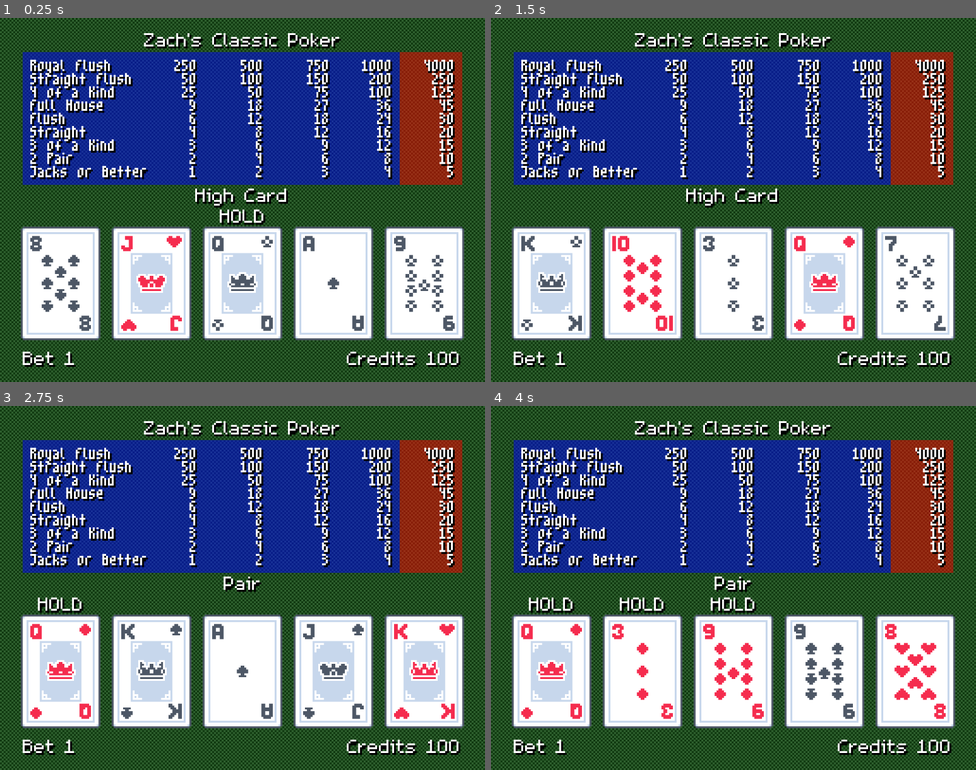
Above: before the commit, frames 1-4 (two rows, left to right).
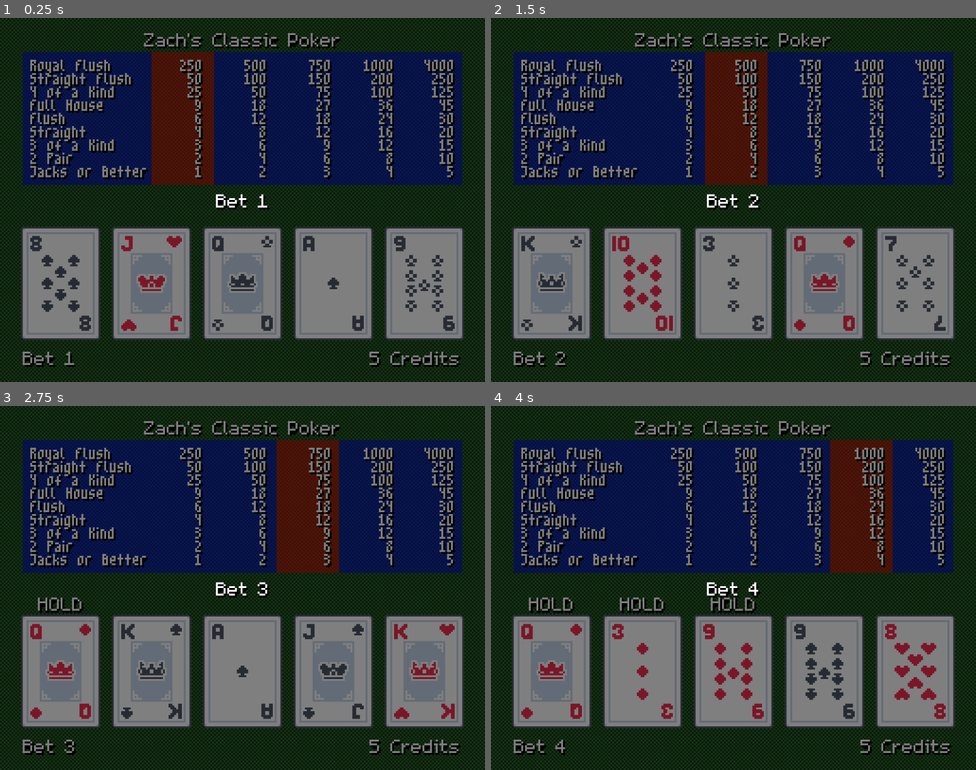
Above: after the commit, the same moments.

Repository: ZombieNW/PokerMachine
Game: Godot game, scene res://scenes/default.tscn
Two runs of this game, one before a commit and one after it. Both use one fixed random seed, a clock stepped at 60 frames per second and the inputs below.
Inputs:
- Up to frame 1 (0.25 s): no input
- Up to frame 2 (1.5 s): tap Enter (ui_accept) at 0.5, 0.77, 0.8, 1.07, 1.35 s; hold B (bet, bound only after the commit) 0.53-1.28 s
- Up to frame 3 (2.75 s): tap Enter (ui_accept) at 1.52, 1.82, 2.3 s; tap B (bet, bound only after the commit) at 1.55 s; hold 1 (hold_1) from 2.03 s (still down)
- Up to frame 4 (4 s): tap Enter (ui_accept) at 2.75, 3.02, 3.32, 3.77, 3.8 s; release 1 (hold_1) at 2.78 s; tap 2 (hold_2) at 2.85 s; tap B (bet, bound only after the commit) at 3.05 s; hold 3 (hold_3) from 3.53 s (still down)

The runs differ from the first frame. In frame 1, 97% of the frame differs, in the area x 0-100%, y 0-100%; in frame 2, 97%; in frame 3, 97%; in frame 4, 97%.

Commit message:
Initial Bet Screen

Diff:
--- /dev/null
+++ b/assets/pricetables/black_panel.tres
@@ -0,0 +1,4 @@
+[gd_resource type="StyleBoxFlat" format=3 uid="uid://po1gdid4rvl"]
+
+[resource]
+bg_color = Color(0, 0, 0, 0.5019608)
--- a/game/game_manager.gd
+++ b/game/game_manager.gd
@@ -1,11 +1,15 @@
 extends TileMapLayer
 
 const DeckScript = preload("uid://bdo7l5yfgwr6q")
+const PriceTableScript = preload("uid://depyceufqrs32")
 
 var DeckInstance = DeckScript.new()
 
 var cards: Array[String] = ["", "", "", "", ""]
 var held: Array[int] = []
+
+var bet: int = 1
+var credits: int = 5
 
 # Called when the node enters the scene tree for the first time.
 func _ready() -> void:
@@ -29,7 +33,9 @@
 	elif event.is_action_pressed("hold_5"):
 		if held.has(4): held.erase(4)
 		else: held.append(4)
-	refresh_hold_labels()
+	elif event.is_action_pressed("bet"):
+		bet = (bet % 5) + 1
+	update_state()
 
 # Return cards in hand and get new cards (with option to hold back cards)
 func new_cards():
@@ -42,14 +48,16 @@
 
 		# Get new card
 		cards[i] = DeckInstance.get_card()
+	update_state()
+
+func update_state() -> void:
+	refresh_hold_labels()
 	refresh_card_textures()
-
-	var hand_result = PokerHandEvaluator.evaluate_hand(cards)
-	enable_hand_label(hand_result.name)
-
-func enable_hand_label(text: String) -> void:
-	%HandLabel.show()
+	%PriceTable.set_price_panel(bet - 1)
 	%HandLabel.text = PokerHandEvaluator.evaluate_hand(cards).name
+	%CreditLabel.text = str(credits) + " Credits"
+	%BetLabel.text = "Bet " + str(bet)
+	%TitleBetLabel.text = "Bet " + str(bet)
 
 # Get card texture file from card name string
 func get_card_texture(card_name: String) -> Texture:
--- /dev/null
+++ b/game/price_table.gd
@@ -0,0 +1,22 @@
+extends GridContainer
+
+const RED_PANEL: StyleBox = preload("uid://cd7dbc2w6wypx")
+const BLUE_PANEL: StyleBox = preload("uid://bl6tb0bieynlp")
+
+
+@onready var panels: Array[Panel] = [
+	$CreditPanel1,
+	$CreditPanel2,
+	$CreditPanel3,
+	$CreditPanel4,
+	$CreditPanel5
+]
+
+func set_price_panel(active_index: int) -> void:
+	for i in panels.size():
+		var target_panel = panels[i]
+
+		if i == active_index:
+			target_panel.add_theme_stylebox_override("panel", RED_PANEL)
+		else:
+			target_panel.add_theme_stylebox_override("panel", BLUE_PANEL)
--- a/project.godot
+++ b/project.godot
@@ -51,6 +51,11 @@
 "events": [Object(InputEventKey,"resource_local_to_scene":false,"resource_name":"","device":-1,"window_id":0,"alt_press …(191 unchanged characters)…
 ]
 }
+bet={
+"deadzone": 0.2,
+"events": [Object(InputEventKey,"resource_local_to_scene":false,"resource_name":"","device":-1,"window_id":0,"alt_pressed":false,"shift_pressed":false,"ctrl_pressed":false,"meta_pressed":false,"pressed":false,"keycode":0,"physical_keycode":66,"key_label":0,"unicode":98,"location":0,"echo":false,"script":null)
+]
+}
 
 [physics]
 
--- a/scenes/default.tscn
+++ b/scenes/default.tscn
@@ -5,10 +5,12 @@
 [ext_resource type="Script" uid="uid://dbvkhbhf3a3yn" path="res://game/game_manager.gd" id="2_ya6ni"]
 [ext_resource type="FontFile" uid="uid://u4y1ab2wxs1d" path="res://assets/fonts/m5x7.ttf" id="3_nvwnn"]
 [ext_resource type="FontFile" uid="uid://bwnbbjh76bptd" path="res://assets/fonts/m3x6.ttf" id="5_6y2o2"]
+[ext_resource type="Script" uid="uid://depyceufqrs32" path="res://game/price_table.gd" id="5_hvtui"]
 [ext_resource type="StyleBox" uid="uid://bl6tb0bieynlp" path="res://assets/pricetables/blue_panel.tres" id="5_xprms"]
 [ext_resource type="StyleBox" uid="uid://cd7dbc2w6wypx" path="res://assets/pricetables/red_panel.tres" id="7_wdrtm"]
 [ext_resource type="Texture2D" uid="uid://ch31kk8jvb2gd" path="res://assets/game_over.png" id="8_wdrtm"]
 [ext_resource type="AudioStream" uid="uid://by6tdfvkadtnt" path="res://assets/music.ogg" id="9_u4rra"]
+[ext_resource type="StyleBox" uid="uid://po1gdid4rvl" path="res://assets/pricetables/black_panel.tres" id="10_1grx1"]
 
 [sub_resource type="TileSetAtlasSource" id="TileSetAtlasSource_7vjpr"]
 texture = ExtResource("1_e232d")
@@ -180,6 +182,7 @@
 grow_vertical = 0
 
 [node name="BetLabel" type="Label" parent="CreditContainer" unique_id=2064427043]
+unique_name_in_owner = true
 custom_minimum_size = Vector2(81.615, 0)
 layout_mode = 2
 size_flags_horizontal = 2
@@ -188,6 +191,7 @@
 vertical_alignment = 1
 
 [node name="CreditLabel" type="Label" parent="CreditContainer" unique_id=1962901909]
+unique_name_in_owner = true
 custom_minimum_size = Vector2(81.615, 0)
 layout_mode = 2
 size_flags_horizontal = 10
@@ -197,6 +201,7 @@
 vertical_alignment = 1
 
 [node name="PriceTable" type="GridContainer" parent="." unique_id=294860843]
+unique_name_in_owner = true
 anchors_preset = 15
 anchor_right = 1.0
 anchor_bottom = 1.0
@@ -209,9 +214,10 @@
 theme_override_constants/h_separation = 0
 theme_override_constants/v_separation = 0
 columns = 6
+script = ExtResource("5_hvtui")
 
 [node name="HandPanel" type="Panel" parent="PriceTable" unique_id=1398277652]
-custom_minimum_size = Vector2(64, 0)
+custom_minimum_size = Vector2(68, 0)
 layout_mode = 2
 size_flags_horizontal = 3
 size_flags_vertical = 3
@@ -250,7 +256,7 @@
 layout_mode = 2
 size_flags_horizontal = 3
 size_flags_vertical = 3
-theme_override_styles/panel = ExtResource("5_xprms")
+theme_override_styles/panel = ExtResource("7_wdrtm")
 
 [node name="MarginContainer" type="MarginContainer" parent="PriceTable/CreditPanel1" unique_id=994590925]
 layout_mode = 1
@@ -405,7 +411,7 @@
 layout_mode = 2
 size_flags_horizontal = 3
 size_flags_vertical = 3
-theme_override_styles/panel = ExtResource("7_wdrtm")
+theme_override_styles/panel = ExtResource("5_xprms")
 
 [node name="MarginContainer" type="MarginContainer" parent="PriceTable/CreditPanel5" unique_id=1758937847]
 layout_mode = 1
@@ -449,3 +455,25 @@
 [node name="AudioStreamPlayer" type="AudioStreamPlayer" parent="." unique_id=255024648]
 stream = ExtResource("9_u4rra")
 autoplay = true
+
+[node name="TitleContainer" type="PanelContainer" parent="." unique_id=1340101410]
+z_index = 20
+anchors_preset = 8
+anchor_left = 0.5
+anchor_top = 0.5
+anchor_right = 0.5
+anchor_bottom = 0.5
+offset_right = 256.0
+offset_bottom = 192.0
+grow_horizontal = 2
+grow_vertical = 2
+size_flags_horizontal = 4
+size_flags_vertical = 4
+theme_override_styles/panel = ExtResource("10_1grx1")
+
+[node name="TitleBetLabel" type="Label" parent="TitleContainer" unique_id=683880391]
+unique_name_in_owner = true
+layout_mode = 2
+text = "Bet 1"
+horizontal_alignment = 1
+vertical_alignment = 1
Not shown, added: game/price_table.gd.uid
